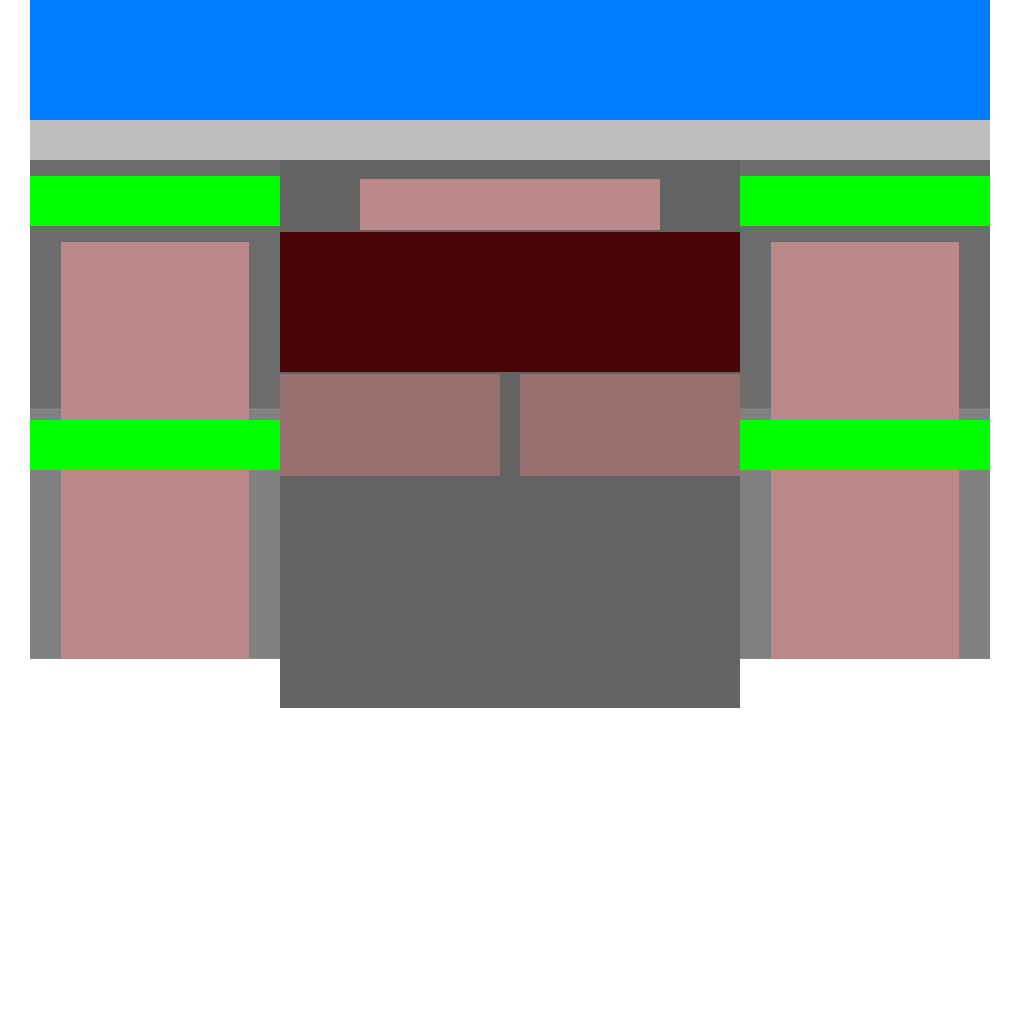
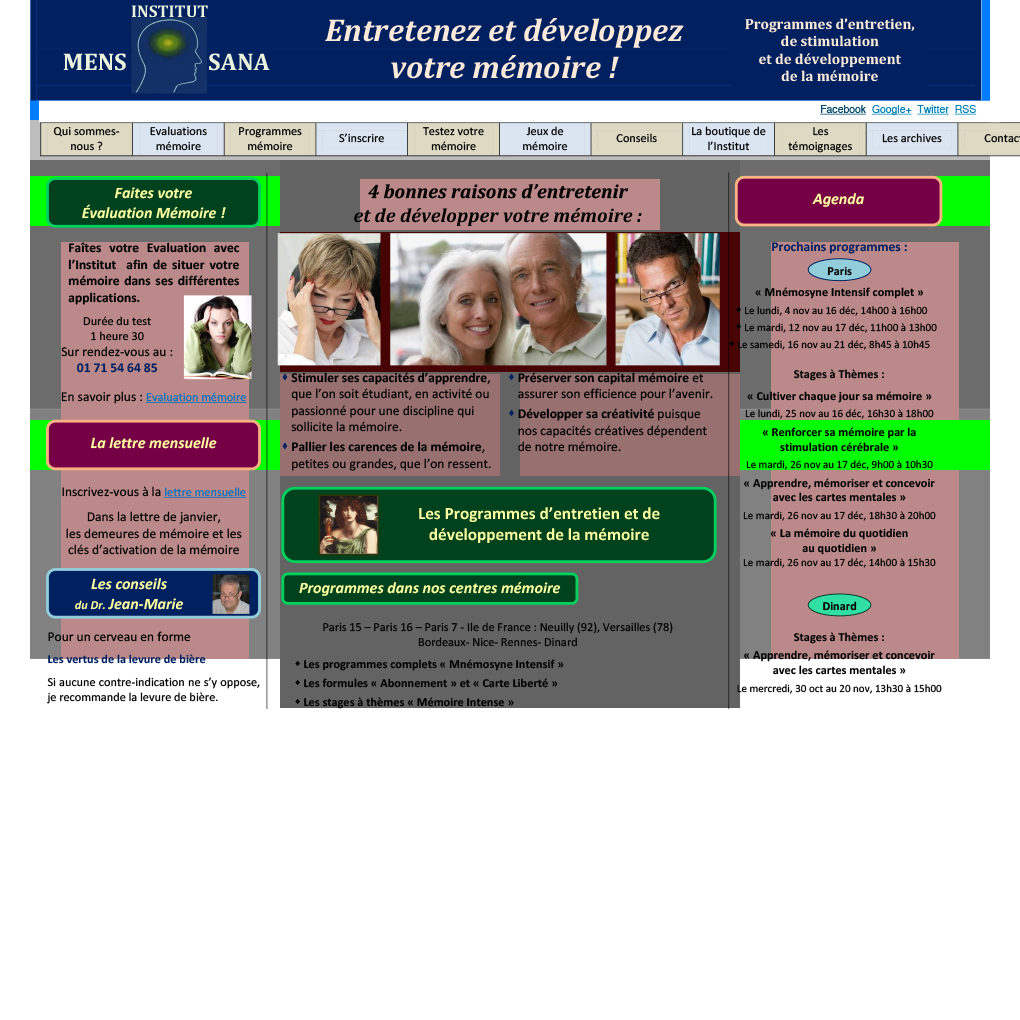
Two versions of the same layered image (w=1020, h=1020). Layer-by-layer changes:
showed "Site Institut Mens Sana maquette 05", moved it above "12 Col Grid" over [30,0,1020,709]
